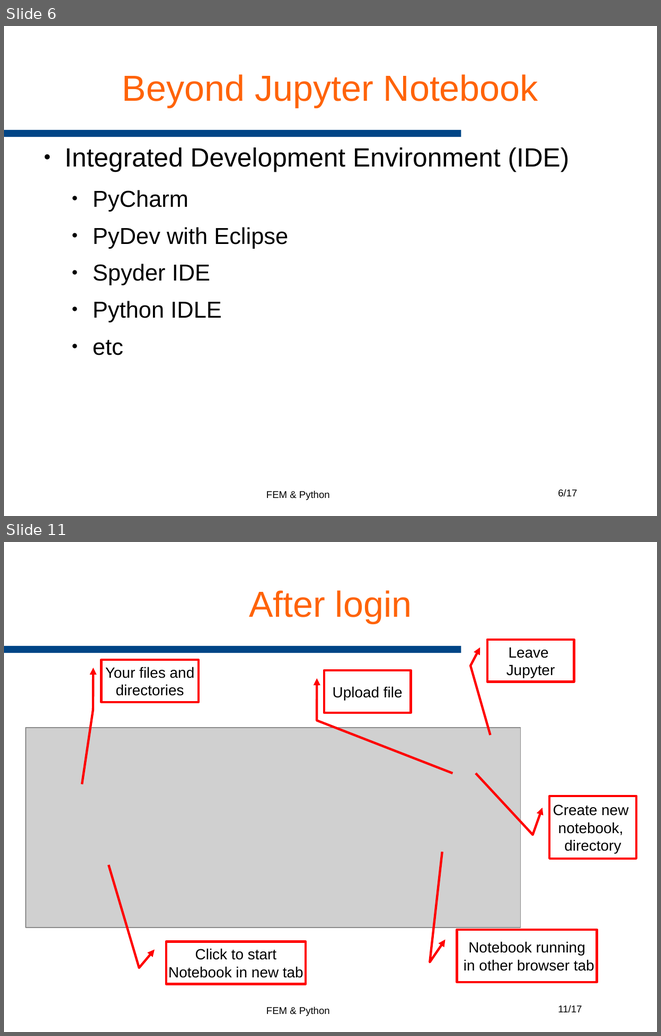
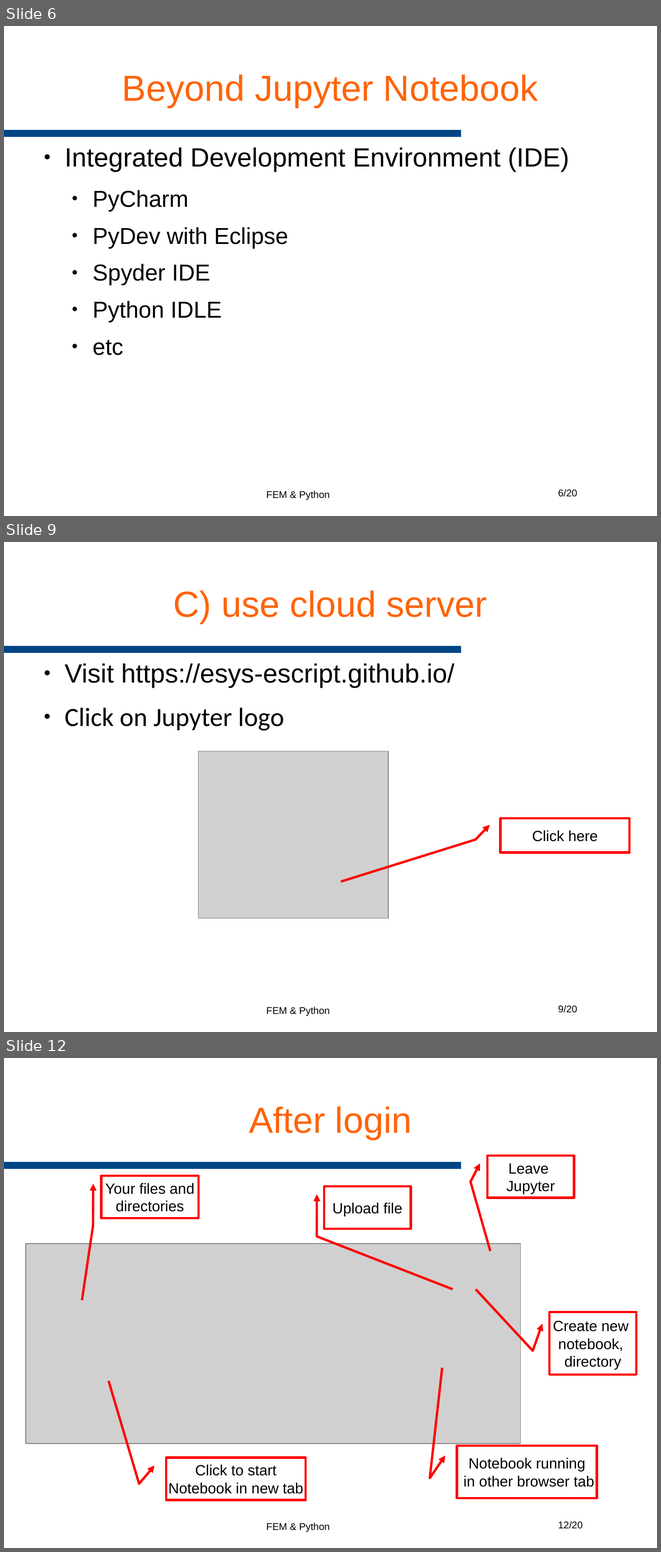
Before and after one commit to AndreaCodd/eenotes, a slide deck: Notebooks/GeophysicalImaging/resources/Slides/01 Intro.odp. Shown one above the other, each under a label of ours: slides 6 and 11 before the commit, slides 6, 9 and 12 after it; the slides between them are not shown. The pictures are 661x1036 and 661x1552 pixels, drawn with LibreOffice and Linux fonts; fonts in the diff are those of the drawing; grey boxes stand for pictures; background and template pictures are left out. Boxes give left, top, right and bottom in pixels: in the first picture for what was removed or moved away, otherwise in the second. Text is boxed around its words. In the diff, an @@ line names an element or a change of style, - is before the commit and + after.

```diff
--- a/Notebooks/GeophysicalImaging/resources/Slides/01 Intro.odp
+++ b/Notebooks/GeophysicalImaging/resources/Slides/01 Intro.odp
@@ slide 9 added at bbox=[4, 542, 657, 1032], background #FFFFFF; not listed: 3 template elements that a slide beside it also shows @@
@@ title added at bbox=[174, 590, 487, 623], 44 pt, text #FF6309 @@
+C) use cloud server
@@ text added at bbox=[64, 663, 454, 731], 32 pt, text #000000 @@
+● Visit https://esys-escript.github.io/
+● Click on Jupyter logo
@@ picture added at bbox=[199, 751, 389, 918] @@
@@ border callout added at bbox=[501, 818, 630, 853], fill #FFFFFF, outline #FF0000 2.83 pt, 18 pt, text #000000 @@
+Click here
@@ page number at bbox=[558, 489, 577, 497]: text changed @@
-6/17
+6/20
@@ what was slide 11 is now slide 12 @@
@@ page number at bbox=[558, 1521, 583, 1529]: text changed @@
-11/17
+12/20
```
Also in this commit, not shown: 3 slides changed, 4 other slides added, 2 slides removed, 2 other files.
